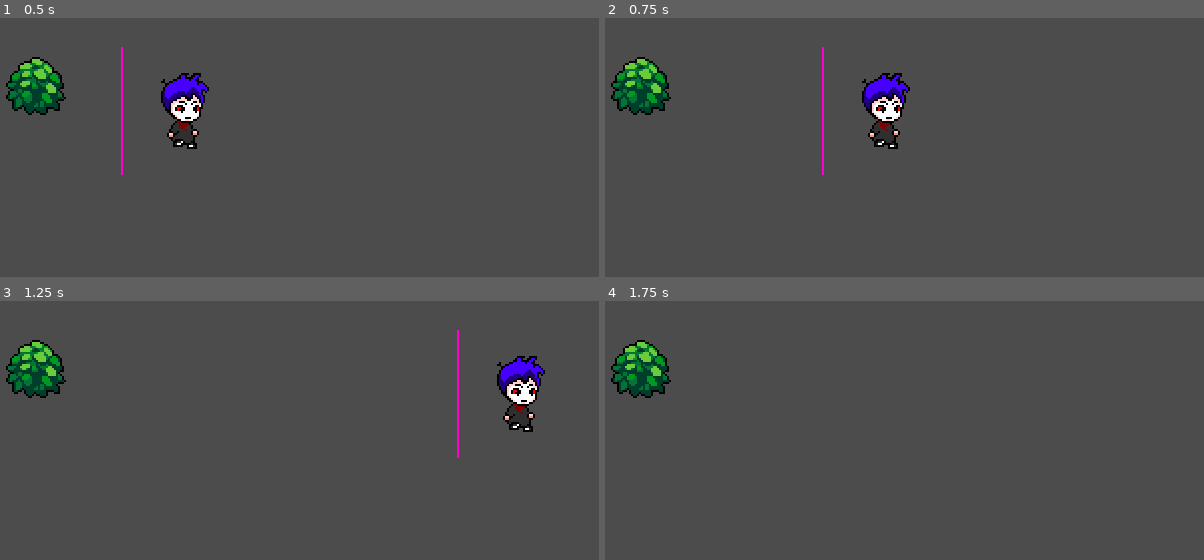
Above: before the commit, frames 1-4 (two rows, left to right).
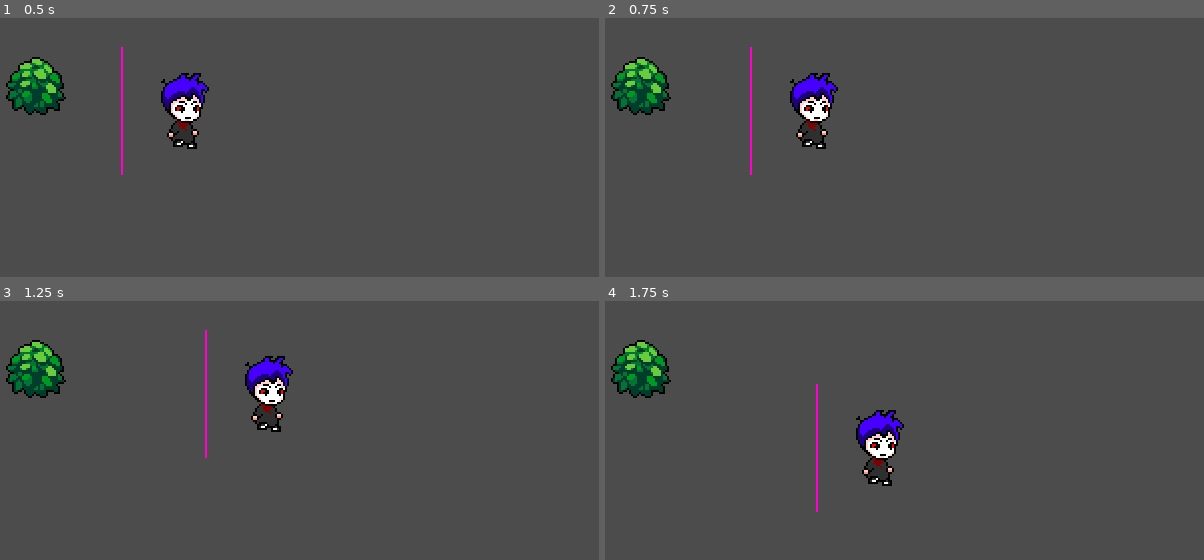
Above: after the commit, the same moments.

Repository: marcfreir/SvartSlott_RPG
Game: Godot game, scene res://World.tscn
The game is run twice, just before and just after one commit, with the same random seed, the same clock (stepped at 60 frames per second) and the same inputs.
Inputs:
- Up to frame 1 (0.5 s): no input
- Up to frame 2 (0.75 s): tap Enter at 0.5 s; hold Right (ui_right) from 0.53 s (still down)
- Up to frame 3 (1.25 s): keep holding Right (ui_right)
- Up to frame 4 (1.75 s): release Right (ui_right) at 1.28 s; hold Down (ui_down) from 1.28 s (still down)

Frame 1 is identical in both runs. In frame 2, 3.3% of the frame differs, in the area x 24-51%, y 11-61%; in frame 3, 3.4%, in the area x 34-91%, y 11-61%; in frame 4, 1.7%.

Commit message:
Simplify key event handling & refactor Player script

Diff:
--- a/Player/Player.gd
+++ b/Player/Player.gd
@@ -8,16 +8,14 @@
 	# pass # Replace with function body.
 
 func _physics_process(delta):
-	if Input.is_action_pressed("ui_right"):
-		velocity.x = 4
-	elif Input.is_action_pressed("ui_left"):
-		velocity.x = -4
-	elif Input.is_action_pressed("ui_up"):
-		velocity.y = -4
-	elif Input.is_action_pressed("ui_down"):
-		velocity.y = 4
+	var input_vector = Vector2.ZERO
+	input_vector.x = Input.get_action_strength("ui_right") - Input.get_action_strength("ui_left")
+	input_vector.y = Input.get_action_strength("ui_down") - Input.get_action_strength("ui_up")
+
+	if input_vector != Vector2.ZERO:
+		velocity = input_vector
 	else:
-		velocity.x = 0
-		velocity.y = 0
+		velocity = Vector2.ZERO
+
 
 	move_and_collide(velocity)
